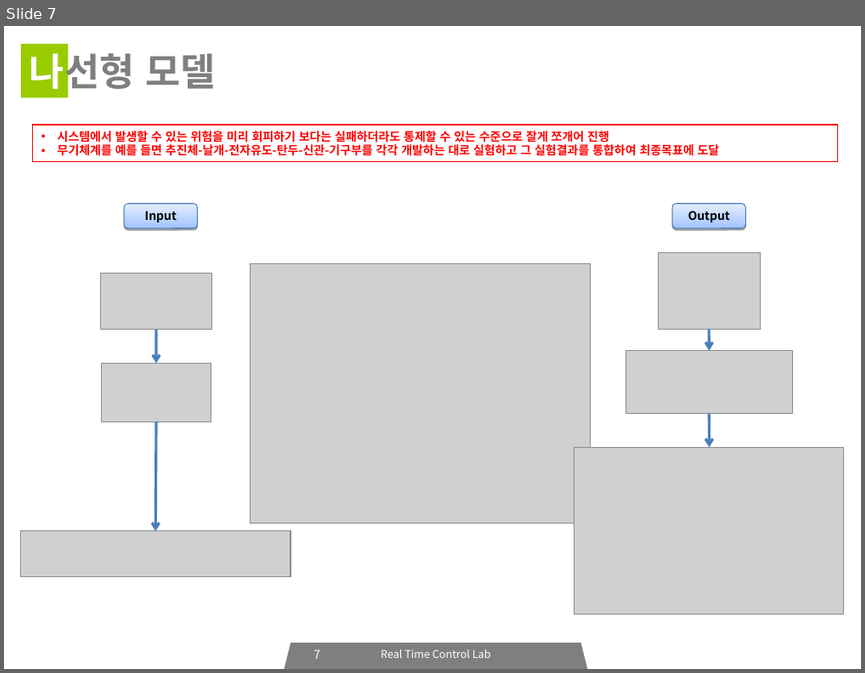
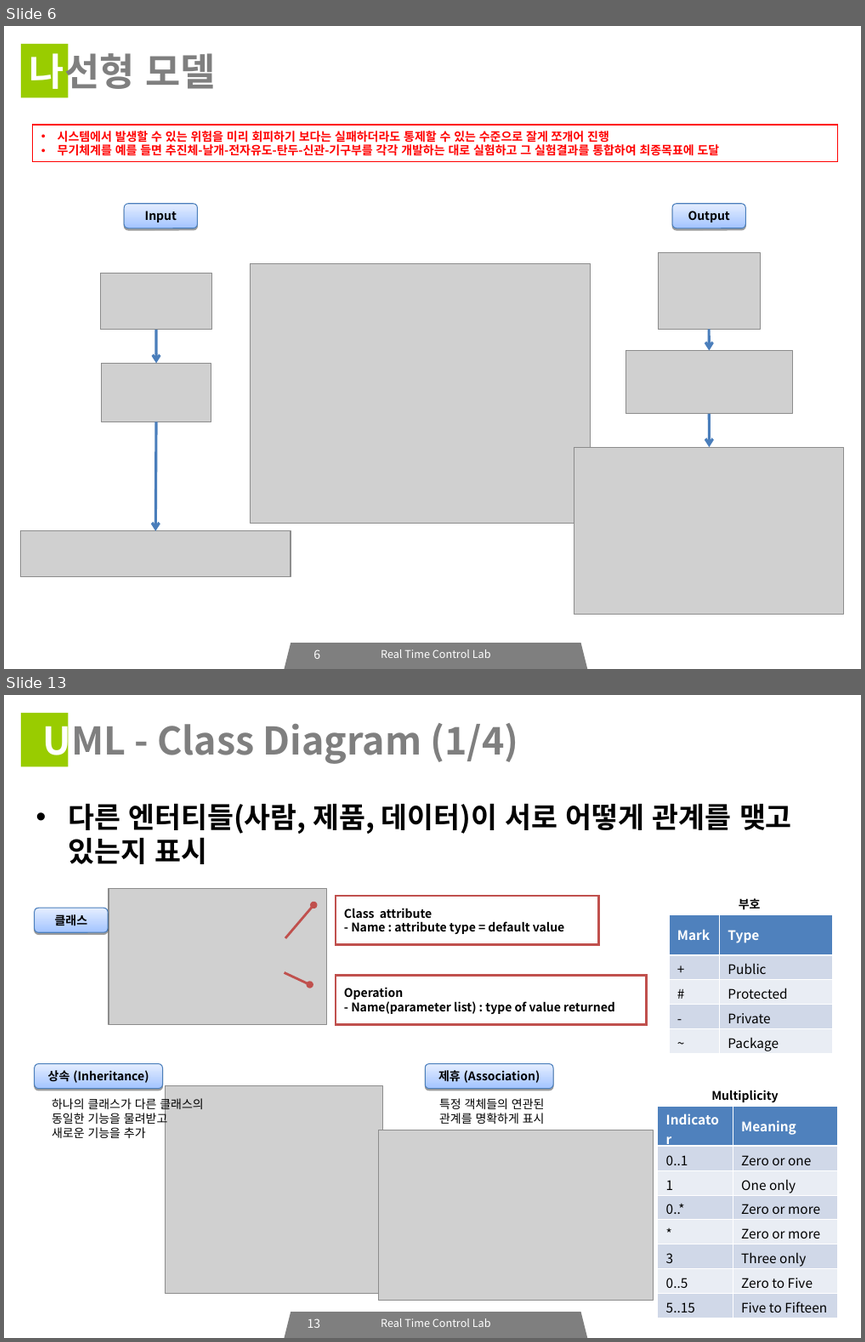
Before and after one commit to icarosss/RTCLAB, a slide deck: RTCLAB_세미나_03.ppt. Shown one above the other, each under a label of ours: slide 7 before the commit, slides 6 and 13 after it; the slides between them are not shown. The pictures are 865x673 and 865x1342 pixels, drawn with LibreOffice and Linux fonts; fonts in the diff are those of the drawing; grey boxes stand for pictures. Boxes give left, top, right and bottom in pixels: in the first picture for what was removed or moved away, otherwise in the second. Text is boxed around its words. In the diff, an @@ line names an element or a change of style, - is before the commit and + after.

```diff
--- a/RTCLAB_세미나_03.ppt
+++ b/RTCLAB_세미나_03.ppt
@@ slide 13 added at box(4, 695, 861, 1338), background #FFFFFF; not listed: 3 template elements that a slide beside it also shows @@
@@ title added at box(43, 716, 519, 765), 32 pt, text #7F7F7F, bold @@
+UML - Class Diagram (1/4)
@@ text added at box(68, 803, 792, 864), 24 pt, text #000000, bold @@
+• 다른 엔터티들(사람, 제품, 데이터)이 서로 어떻게 관계를 맺고 있는지 표시
@@ picture added at box(109, 889, 326, 1024) @@
@@ border callout added at box(336, 896, 599, 944), fill #FFFFFF, outline #C0504D 2.01 pt, 10 pt, text #000000, bold @@
+Class attribute
+- Name : attribute type = default value
@@ text added at box(738, 898, 760, 910), 10 pt, text #000000, bold @@
+부호
@@ rounded rectangle added at box(34, 907, 108, 932), fill gradient #A3C4FF to #E5EEFF, outline #4A7EBB 0.74 pt, 10 pt, text #000000, bold @@
+클래스
@@ table added at box(669, 914, 833, 1055), 5 rows, 2 columns @@
+Mark | Type
++ | Public
+# | Protected
+- | Private
+~ | Package
@@ border callout added at box(336, 975, 646, 1024), fill #FFFFFF, outline #C0504D 2.01 pt, 10 pt, text #000000, bold @@
+Operation
+- Name(parameter list) : type of value returned
@@ rounded rectangle added at box(34, 1063, 162, 1089), fill gradient #A3C4FF to #E5EEFF, outline #4A7EBB 0.74 pt, 10 pt, text #000000, bold @@
+상속 (Inheritance)
@@ rounded rectangle added at box(425, 1063, 553, 1089), fill gradient #A3C4FF to #E5EEFF, outline #4A7EBB 0.74 pt, 10 pt, text #000000, bold @@
+제휴 (Association)
@@ text added at box(52, 1097, 203, 1138), 10 pt, text #000000 @@
+하나의 클래스가 다른 클래스의
+동일한 기능을 물려받고
+새로운 기능을 추가
@@ picture added at box(166, 1086, 383, 1293) @@
@@ text added at box(439, 1098, 545, 1123), 10 pt, text #000000 @@
+특정 객체들의 연관된
+관계를 명확하게 표시
@@ text added at box(711, 1089, 778, 1102), 10 pt, text #000000, bold @@
+Multiplicity
@@ table added at box(658, 1106, 838, 1315), 8 rows, 2 columns @@
+Indicator | Meaning
+0..1 | Zero or one
+1 | One only
+0..* | Zero or more
+* | Zero or more
+3 | Three only
+0..5 | Zero to Five
+5..15 | Five to Fifteen
@@ picture added at box(378, 1130, 653, 1300) @@
@@ page number added at box(307, 1318, 321, 1327), 10 pt, text #FFFFFF @@
+13
@@ what was slide 7 is now slide 6 @@
@@ page number at box(313, 649, 320, 658): text changed @@
-7
+6
```
Also in this commit, not shown: 7 slides changed, 8 other slides added, 7 slides removed, 2 other files.
